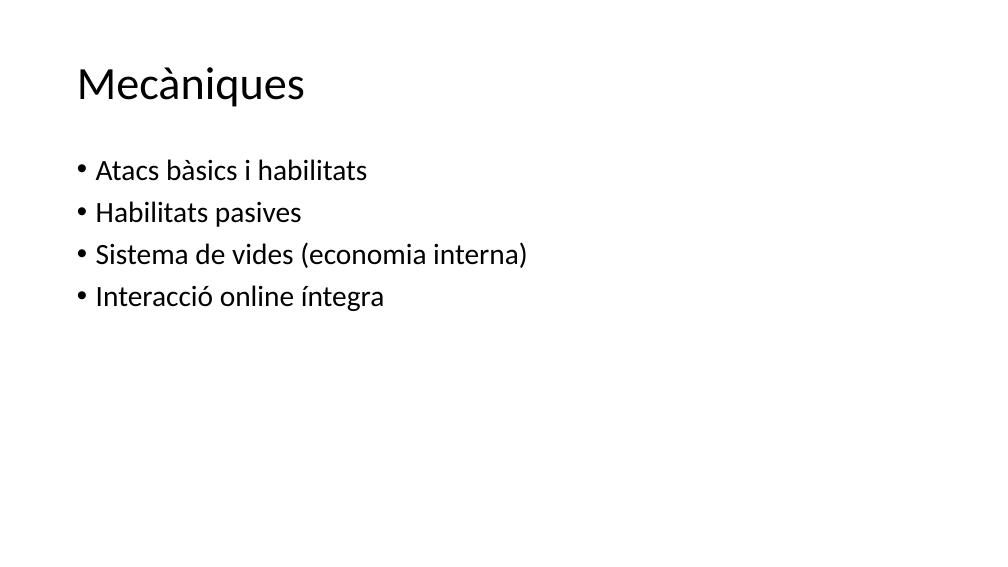
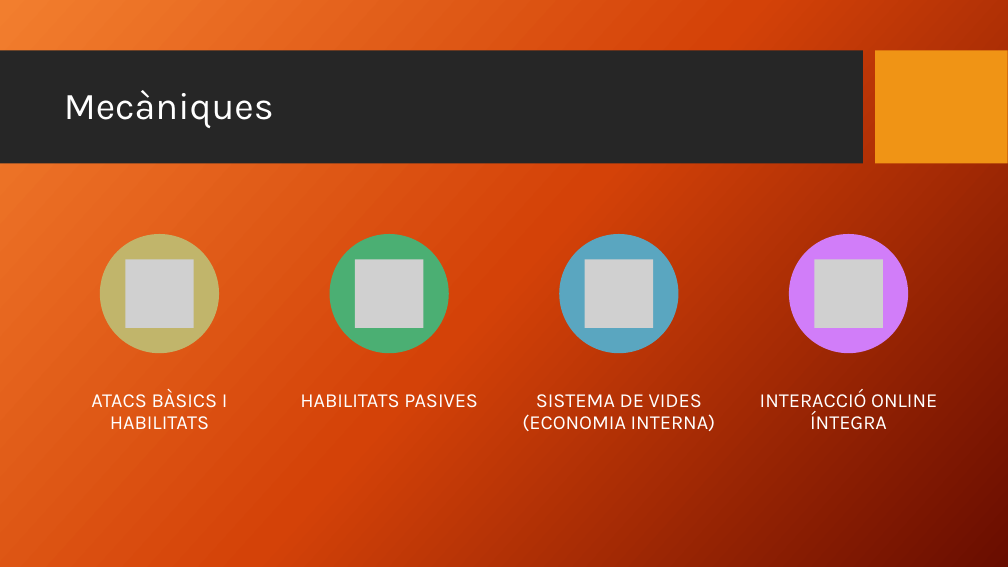
Before and after one commit to Betu97/ConquerChibi, a slide deck: slide 5 of Entregues/Entrega1/ConquerChibi.pptx. Drawn at 1008x567 pixels with LibreOffice and Linux fonts; fonts in the diff are those of the drawing; grey boxes stand for pictures; background and template pictures are left out. Boxes give left, top, right and bottom in pixels: in the first picture for what was removed or moved away, otherwise in the second. Text is boxed around its words. In the diff, an @@ line names an element or a change of style, - is before the commit and + after.

```diff
--- a/Entregues/Entrega1/ConquerChibi.pptx
+++ b/Entregues/Entrega1/ConquerChibi.pptx
@@ background #FFFFFF to picture (left out) @@
@@ rectangle added at (0, 51, 863, 164), fill #262626 @@
@@ rectangle added at (876, 51, 1008, 164), fill #F09415 @@
@@ title "Mecàniques": place and size @@
-title "Mecàniques" at (77, 67, 305, 107)
+title "Mecàniques" at (64, 90, 274, 128)
@@ title "Mecàniques" at (64, 90, 274, 128): size 44 to 36 pt, font Calibri to Karla, text colour #000000 to #FFFFFF @@
@@ text removed at (96, 159, 528, 311) @@
-• Atacs bàsics i habilitats
-• Habilitats pasives
-• Sistema de vides (economia interna)
-• Interacció online íntegra
@@ group added at (91, 234, 937, 431): 4 ellipses, 4 pictures, 4 texts @@
+ATACS BÀSICS I HABILITATS
+HABILITATS PASIVES
+SISTEMA DE VIDES (ECONOMIA INTERNA)
+INTERACCIÓ ONLINE ÍNTEGRA
```
Also in this commit, not shown: 3 other slides changed, 2 slides added, 2 slides removed, 1 other file.
